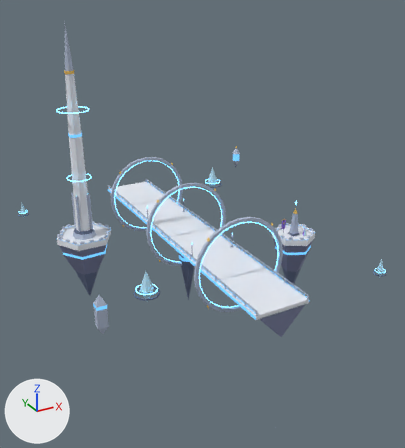
Renders of the FBX model assets/export/worlds/sky_citadel/chunk_path_hoops.fbx from each side of a commit.
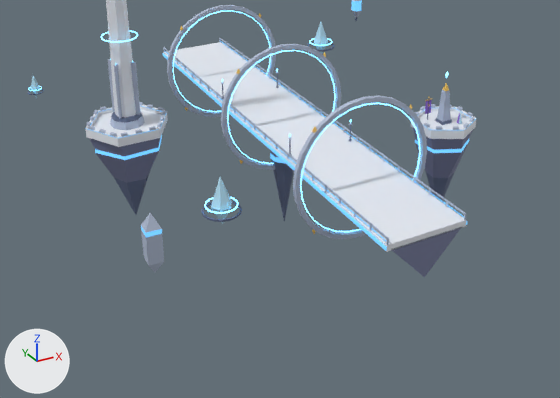
Each version appears first whole from a 50 mm camera at (-187.0, -364.0, 186.0) aimed at (6.0, -14.0, 11.0), and next in a close-up on the part from 0% to 92% of the width and 34% to 93% of the height. Every picture has the same lights, and +X, +Y and +Z are marked at lower left. The last two pictures show the newer version. Where no turn or scale is listed for an object, it has been applied to the vertices. Vertices at exactly the same position are counted once.

The first close-up shows 'chunk_path_hoops'.
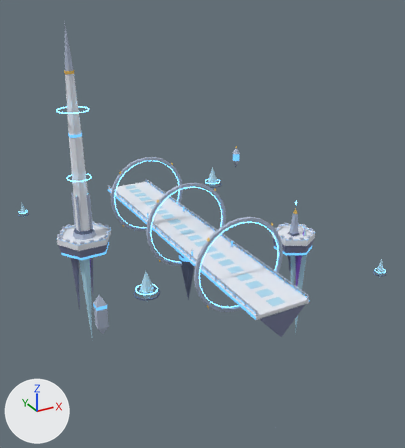
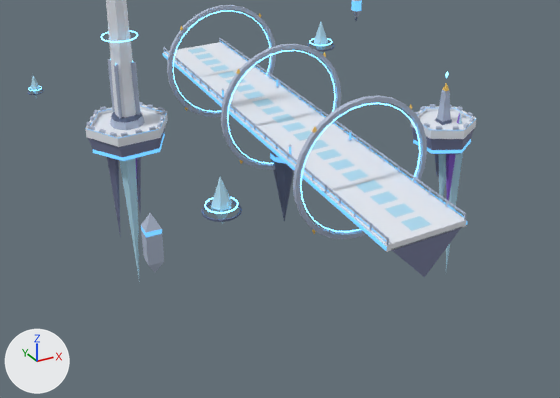
Pixel boxes (x1, y1, x2, y2) of what changed, in the close-ups (560 x 398 px; the box of a moved part takes in the faces that stretch with it):
part 1 of me_chunk_path_hoops, moved or reshaped (not visible afterwards)
    before: (425, 100, 432, 114)
part 2 of me_chunk_path_hoops, rebuilt
    before: (89, 135, 162, 215)
    after: (88, 128, 165, 161)
part 3 of me_chunk_path_hoops, deleted
    before: (221, 68, 430, 141)
part 4 of me_chunk_path_hoops, reshaped
    before: (222, 73, 351, 154)
    after: (188, 48, 432, 231)
part 5 of me_chunk_path_hoops, reshaped
    before: (413, 128, 473, 202)
    after: (412, 121, 474, 270)
part 6 of me_chunk_path_hoops, added
    after: (107, 157, 141, 277)
part 7 of me_chunk_path_hoops, recoloured
    before: (222, 92, 290, 154)
    after: (222, 80, 351, 154)

Edits to the bpy script that builds the scene:
```text
Change me_chunk_path_hoops:
    used by ob_chunk_path_hoops; location = (0.0, 0.0, 0.0)
    remove me_chunk_path_hoops.from_pydata(...)  # 2813 vertices, 2553 faces; spans x -128.0..128.0, y -128.0..128.0, z -96.0..160.0
    add me_chunk_path_hoops.from_pydata(...)  # 2841 vertices, 2580 faces; spans x -128.0..128.0, y -128.0..128.0, z -96.0..160.0
    me_chunk_path_hoops part 1: the loose piece of 8 vertices spanning x 64.0..68.0, y -38.0, z 4.0..11.0 is scaled about its middle by (-0.373, -5.37, 0.111), then moved by (-49.0, 78.0, -7.0), in mat_sc_palealloy (blue #b0bcd2)
    me_chunk_path_hoops part 2: the loose piece of 25 vertices spanning x -95.0..-53.0, y 16.0..52.0, z -56.0..-3.0 is rebuilt with 25 vertices and now spans x -96.0..-52.0, y 15.0..53.0, z -17.0..-3.0
    me_chunk_path_hoops part 3: 14 loose pieces with 138 vertices, spanning x -18.0..66.0, y -41.0..41.0, z 0.0..14.0, are deleted
    me_chunk_path_hoops part 4: 20 vertices moved from x -17.0..17.0, y -40.0..40.0, z 1.0..9.0 to x -17.0..17.0, y -40.0..40.0, z 1.0..5.0; 16 vertices removed from x -17.0..17.0, y -40.0..40.0, z 1.0..9.0; 84 vertices added at x -5.0..5.0, y -124.0..124.0, z 0.0
    me_chunk_path_hoops part 5: 20 vertices moved from x 59.0..85.0, y -59.0..-29.0, z -56.0..0.0 to x 58.0..86.0, y -59.0..-29.0, z -17.0..0.0; 35 vertices added at x 68.0..83.0, y -55.0..-39.0, z -96.0..-7.0
    me_chunk_path_hoops part 6: 35 vertices added at x -87.0..-65.0, y 24.0..46.0, z -96.0..-7.0
    me_chunk_path_hoops part 7: 12 faces spanning x -17.0..17.0, y -40.0..40.0, z 1.0..5.0 switch from mat_sc_deepalloy (blue #5c6886) to mat_sc_azuredim (blue #4680a8, glowing blue #4680a8)
    other edits to the shape of me_chunk_path_hoops do not show in these pictures
```
